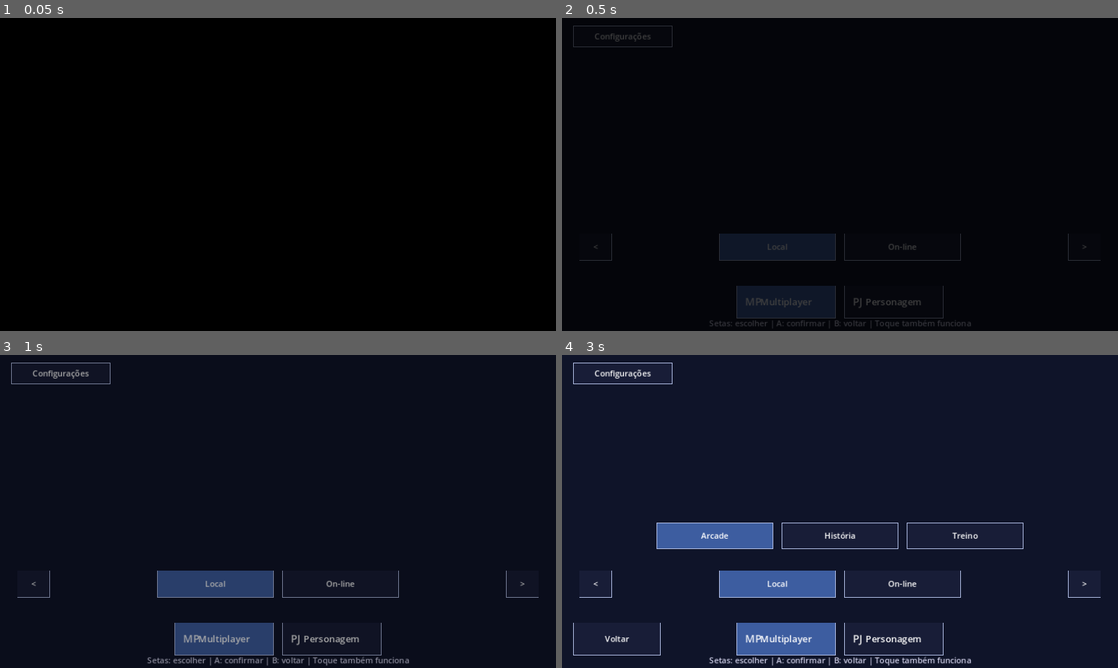
Above: before the commit, frames 1-4 (two rows, left to right).
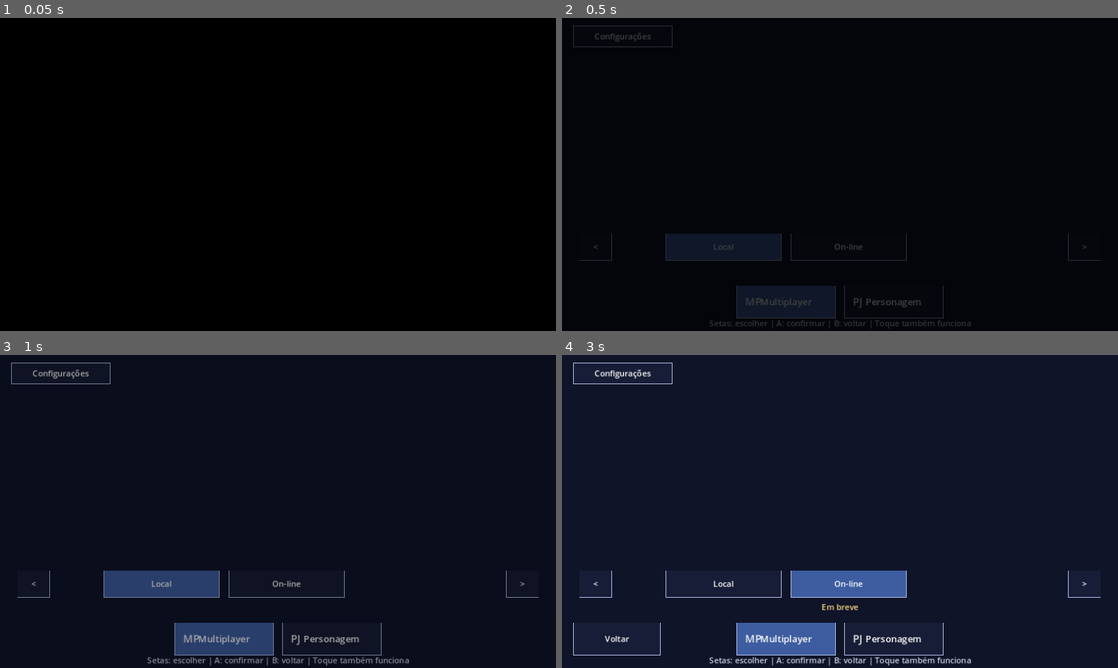
Above: after the commit, the same moments.

Repository: souza60029-wq/project-ember
Game: Godot game, scene res://engine/menu/Menu.tscn
Same seed, same stepped clock (60 frames per second), same inputs: the game is played once before the commit and once after it.
Inputs (mouse positions are in pixels of both pictures, inside the frame that each line leads up to):
- Up to frame 1 (0.05 s): no input
- Up to frame 2 (0.5 s): no input
- Up to frame 3 (1 s): move the mouse to (400, 495) at 0.52 s; click (400, 495) at 0.67 s
- Up to frame 4 (3 s): drag from (728, 527) to (812, 574) at 1.27 s; tap Enter at 2 s; move the mouse to (895, 442) at 2.02 s; click (895, 442) at 2.17 s; tap Space at 2.75 s; drag from (812, 574) to (673, 464) at 2.77 s

Frame 1 is identical in both runs. In frame 2, 1.8% of the frame differs, in the area x 18-72%, y 68-78%; in frame 3, 1.9%; in frame 4, 4.5%, in the area x 17-83%, y 53-82%.

Commit message:
Update Menu.gd

Diff:
--- a/engine/menu/Menu.gd
+++ b/engine/menu/Menu.gd
@@ -1,8 +1,10 @@
 extends Control
 
-# Menu inicial da engine. Tudo desenhado em código, sem arte obrigatória.
+# Menu da engine. Tudo desenhado em código, sem arte obrigatória.
 # Usa ui/fundo_menu.png se existir; senão, cor lisa.
-# Navegação: toque, ou controle (D-pad move, A confirma, B volta).
+# Layout: abas na linha de baixo, lado a lado. O submenu aparece encima da aba selecionada,
+# e o sub-submenu aparece encima do item selecionado.
+# Navegação: toque; controle (D-pad ou analógico esquerdo move, A confirma, B volta).
 # Autoloads são acessados por get_node (não pelo nome), para o script compilar sem eles.
 
 const CENA_EDITOR := "res://engine/editor/EditorPersonagem.tscn"
@@ -13,6 +15,18 @@
 const IDIOMAS := ["pt", "en"]
 const CFG_CATS := ["cfg_graficos", "cfg_luta", "cfg_controle", "cfg_idioma"]
 const TEMPO_AVISO := 90
+const LIMIAR_STICK := 0.6
+
+# Medidas do layout (fonte única para desenho e toque).
+const MARGEM := 20.0
+const LARGURA_ABA := 170.0
+const PASSO_ABA := 186.0
+const LARGURA_ITEM := 200.0
+const ESPACO_ITEM := 16.0
+const PASSO_ITEM := 216.0
+const Y_ABAS := 462.0
+const Y_SUB := 372.0
+const Y_SUB2 := 290.0
 
 # Pedido para o editor ao abrir: "criar" ou "editar".
 static var modo_editor: String = "editar"
@@ -43,6 +57,7 @@
 var aviso: String = ""
 var aviso_t: int = 0
 var _fundo: Texture2D = null
+var _eixo_estado: Dictionary = {}
 
 # ---------- Autoloads (acesso em tempo de execução) ----------
 
@@ -124,30 +139,48 @@
 		_layout_principal(lista)
 	return lista
 
+# Abas: x inicial para centralizar a linha toda.
+func _x_abas() -> float:
+	var n: int = ARVORE.size()
+	return (VIEW_W - (n * LARGURA_ABA + (n - 1) * ESPACO_ITEM)) * 0.5
+
+# Centro horizontal de uma aba.
+func _centro_aba(i: int) -> float:
+	return _x_abas() + i * PASSO_ABA + LARGURA_ABA * 0.5
+
+# X inicial de uma linha de qtd itens, centralizada em "centro" e presa às bordas da tela.
+func _x_centrado_em(centro: float, qtd: int) -> float:
+	var largura: float = qtd * LARGURA_ITEM + maxi(qtd - 1, 0) * ESPACO_ITEM
+	return clampf(centro - largura * 0.5, MARGEM, VIEW_W - MARGEM - largura)
+
 func _layout_principal(lista: Array) -> void:
 	lista.append(_entrada(Rect2(20.0, 14.0, 170.0, 36.0), "config_abrir", 0, _t("cfg_titulo"), false))
 	var n_abas: int = ARVORE.size()
-	var x0: float = (VIEW_W - (n_abas * 170.0 + (n_abas - 1) * 16.0)) * 0.5
+	var x0: float = _x_abas()
 	for i in range(n_abas):
 		var aba_item: Dictionary = ARVORE[i]
-		var e: Dictionary = _entrada(Rect2(x0 + i * 186.0, 462.0, 170.0, 56.0), "aba", i, _t(str(aba_item["chave"])), i == aba, aba_item)
+		var e: Dictionary = _entrada(Rect2(x0 + i * PASSO_ABA, Y_ABAS, LARGURA_ABA, 56.0), "aba", i, _t(str(aba_item["chave"])), i == aba, aba_item)
 		e["icone"] = str(aba_item["icone"])
 		lista.append(e)
+
+	# Submenu: encima da aba selecionada.
 	var filhos: Array = _filhos_aba()
-	var n: int = filhos.size()
-	var x1: float = (VIEW_W - (n * 200.0 + (n - 1) * 16.0)) * 0.5
-	lista.append(_entrada(Rect2(30.0, 372.0, 56.0, 46.0), "seta_esq", 0, "<", false))
-	lista.append(_entrada(Rect2(874.0, 372.0, 56.0, 46.0), "seta_dir", 0, ">", false))
-	for j in range(n):
+	var x1: float = _x_centrado_em(_centro_aba(aba), filhos.size())
+	lista.append(_entrada(Rect2(30.0, Y_SUB, 56.0, 46.0), "seta_esq", 0, "<", false))
+	lista.append(_entrada(Rect2(874.0, Y_SUB, 56.0, 46.0), "seta_dir", 0, ">", false))
+	for j in range(filhos.size()):
 		var it: Dictionary = filhos[j]
-		lista.append(_entrada(Rect2(x1 + j * 216.0, 372.0, 200.0, 46.0), "sub", j, _t(str(it["chave"])), j == sub, it))
+		lista.append(_entrada(Rect2(x1 + j * PASSO_ITEM, Y_SUB, LARGURA_ITEM, 46.0), "sub", j, _t(str(it["chave"])), j == sub, it))
+
+	# Sub-submenu: encima do item selecionado.
 	if nivel == 2:
 		var filhos2: Array = _filhos_do_sub()
-		var m: int = filhos2.size()
-		var x2: float = (VIEW_W - (m * 200.0 + (m - 1) * 16.0)) * 0.5
-		for k in range(m):
+		var centro_sub: float = x1 + sub * PASSO_ITEM + LARGURA_ITEM * 0.5
+		var x2: float = _x_centrado_em(centro_sub, filhos2.size())
+		for k in range(filhos2.size()):
 			var it2: Dictionary = filhos2[k]
-			lista.append(_entrada(Rect2(x2 + k * 216.0, 290.0, 200.0, 44.0), "sub2", k, _t(str(it2["chave"])), k == sub2, it2))
+			lista.append(_entrada(Rect2(x2 + k * PASSO_ITEM, Y_SUB2, LARGURA_ITEM, 44.0), "sub2", k, _t(str(it2["chave"])), k == sub2, it2))
+
 	if nivel > 0:
 		lista.append(_entrada(Rect2(20.0, 462.0, 150.0, 56.0), "voltar", 0, _t("voltar"), false))
 	lista.append(_entrada(Rect2(0.0, 518.0, VIEW_W, 18.0), "nada", 0, _t("dica_menu"), false))
@@ -213,6 +246,31 @@
 	if bt != null and bt.pressed:
 		_botao_controle(int(bt.button_index))
 		get_viewport().set_input_as_handled()
+		return
+	var jm := ev as InputEventJoypadMotion
+	if jm != null:
+		_analogico(jm)
+		get_viewport().set_input_as_handled()
+
+# Analógico esquerdo: dispara uma vez ao passar do limiar, e rearma ao voltar ao centro.
+func _analogico(ev: InputEventJoypadMotion) -> void:
+	var eixo: int = ev.axis
+	if eixo != JOY_AXIS_LEFT_X and eixo != JOY_AXIS_LEFT_Y:
+		return
+	var v: float = ev.axis_value
+	var agora := 0
+	if v > LIMIAR_STICK:
+		agora = 1
+	elif v < -LIMIAR_STICK:
+		agora = -1
+	var antes: int = int(_eixo_estado.get(eixo, 0))
+	_eixo_estado[eixo] = agora
+	if agora == 0 or agora == antes:
+		return
+	if eixo == JOY_AXIS_LEFT_X:
+		_botao_controle(JOY_BUTTON_DPAD_RIGHT if agora > 0 else JOY_BUTTON_DPAD_LEFT)
+	else:
+		_botao_controle(JOY_BUTTON_DPAD_DOWN if agora > 0 else JOY_BUTTON_DPAD_UP)
 
 func _tocar(p: Vector2) -> void:
 	var e: Dictionary = _acertar(p)
@@ -326,6 +384,7 @@
 		_executar(f[sub2])
 
 func _voltar() -> void:
+	_som("menu_voltar")
 	if config_aberto:
 		if config_nivel == 1:
 			config_nivel = 0
